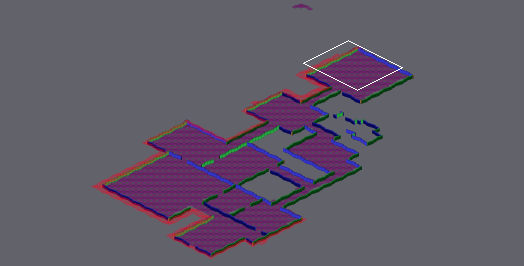
Level history. Tiled map: Game/maps/level1_Block_rev.tmx. The picture above shows the old version from afar; the outline marks the close-up.
Close-up. Before the commit:
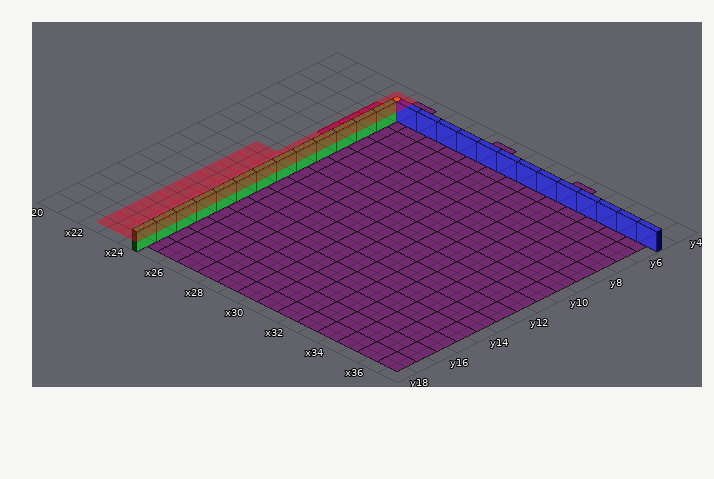
Cells are 64x32 px. Isometric: x runs down to the right, y down to the left. Shown: x 20..37, y 4..18. The commit also changed other parts of the map, which this record leaves out. Tiles whose own drawing changed are shown in their newer look in all pictures.
And afterwards:
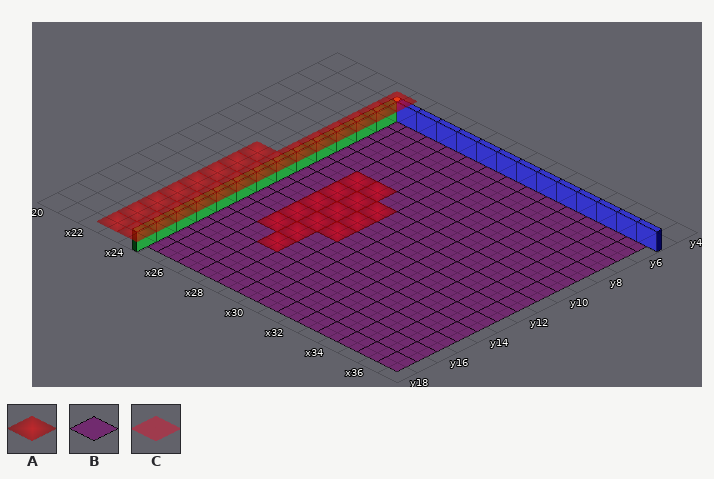
Key: from "meta2": A 1; from "tileset_dungeon_lvl1": B 0, C 26.
_ is an empty cell.
Tiles replaced or removed in this view: B, C.
Log entry: working on smooth player collisions
Edits made:
Changed rows in their new state; . is an unchanged cell.
Layer "floor":
first column x 24:
 5 ._..._..._
 6 _.........
 7 _.........
 8 _.........
Layer "Collisions":
first column x 23:
 5 .A.....
 6 .A.....
 7 .A.....
 8 .A.....
 9 .A.....
10 .A..AA.
11 AA..AAA
12 AA..AAA
13 AA..AAA
14 AA..AA.
15 AA...A.
16 AA.....
17 AA.....
18 AA.....
